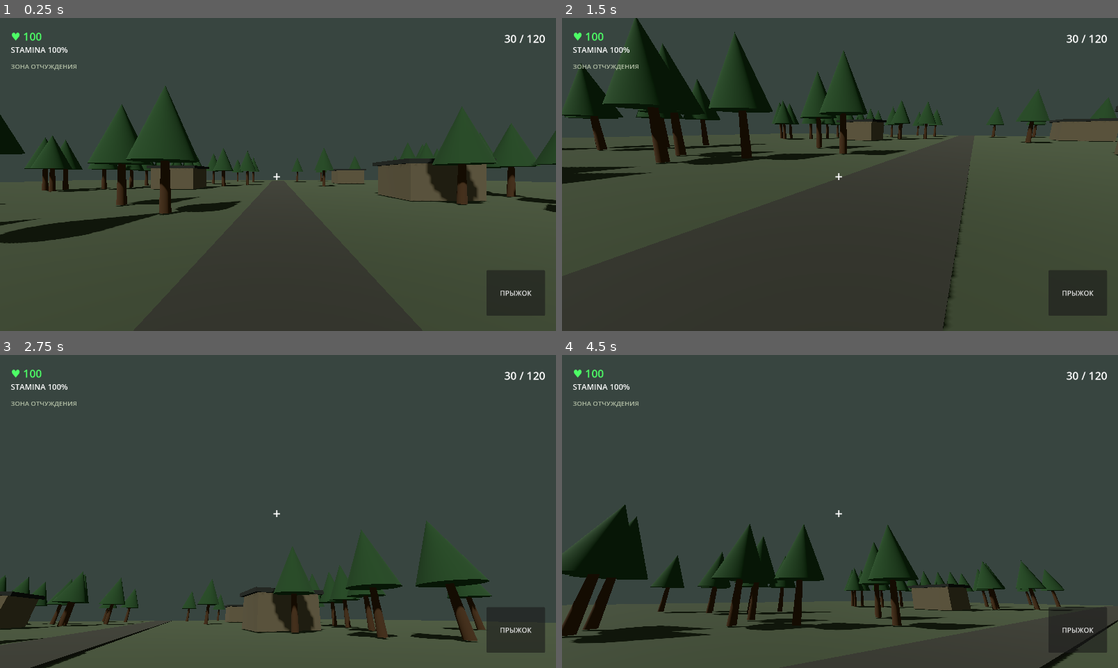
Above: before the commit, frames 1-4 (two rows, left to right).
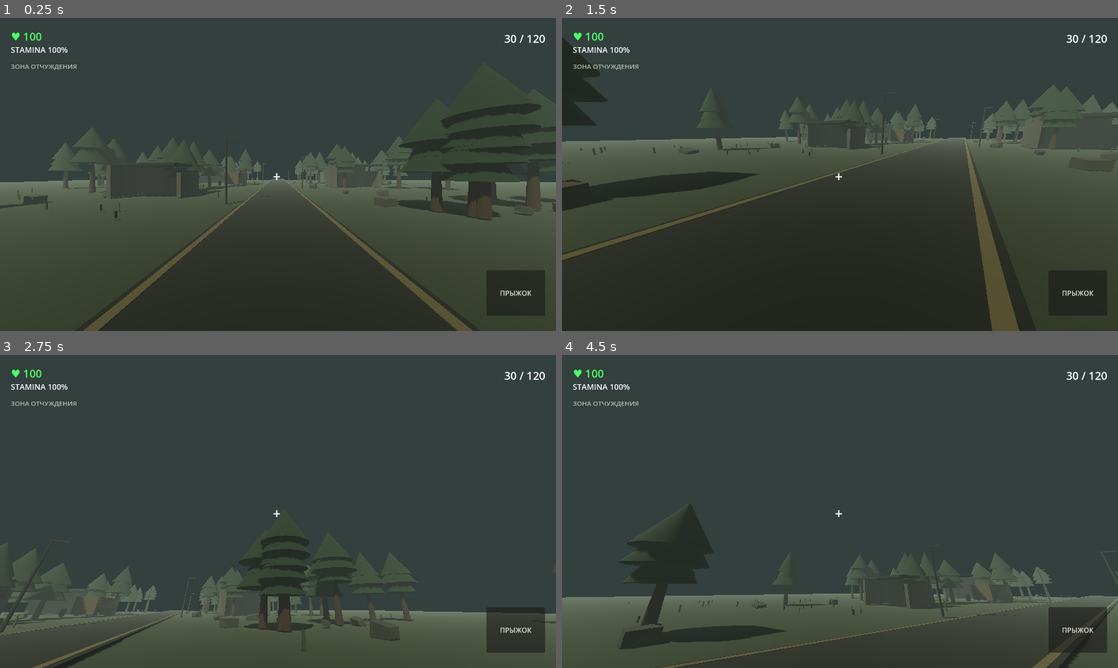
Above: after the commit, the same moments.

Repository: d25412477-cloud/stalker-mobi
Game: Godot game, scene res://main.tscn
The game is run twice, just before and just after one commit, with the same random seed, the same clock (stepped at 60 frames per second) and the same inputs.
Inputs (mouse positions are in pixels of both pictures, inside the frame that each line leads up to):
- Up to frame 1 (0.25 s): no input
- Up to frame 2 (1.5 s): move the mouse to (962, 158) at 0.52 s; hold D 0.53-1.25 s; click (962, 158) at 0.67 s; tap Space at 0.77 s; drag from (728, 190) to (812, 237) at 1.27 s
- Up to frame 3 (2.75 s): move the mouse to (333, 442) at 2.02 s; hold D from 2.03 s (still down)
- Up to frame 4 (4.5 s): release D at 2.75 s; drag from (812, 574) to (673, 464) at 2.77 s; move the mouse to (1006, 558) at 3.52 s; hold A 3.53-4.25 s; tap Space at 3.77 s; drag from (673, 464) to (756, 433) at 4.27 s

The runs differ from the first frame. In frame 1, 15% of the frame differs, in the area x 0-100%, y 21-100%; in frame 2, 20%, in the area x 0-100%, y 0-100%; in frame 3, 9.2%; in frame 4, 16%.

Commit message:
Update player.gd

Diff:
--- a/player.gd
+++ b/player.gd
@@ -18,10 +18,33 @@
 
 func _ready():
 	randomize()
+	create_environment()
 	create_world_collision()
 	create_player()
 	generate_world()
 	create_hud()
+
+func create_environment():
+	var world_env = get_node_or_null("WorldEnvironment")
+	if world_env == null:
+		return
+
+	var env = Environment.new()
+	env.background_mode = Environment.BG_COLOR
+	env.background_color = Color(0.20, 0.25, 0.24)
+	env.ambient_light_source = Environment.AMBIENT_SOURCE_COLOR
+	env.ambient_light_color = Color(0.48, 0.52, 0.47)
+	env.ambient_light_energy = 0.65
+	env.fog_enabled = true
+	env.fog_light_color = Color(0.48, 0.53, 0.49)
+	env.fog_density = 0.006
+	world_env.environment = env
+
+	var sun = get_node_or_null("Sun")
+	if sun:
+		sun.light_color = Color(0.78, 0.76, 0.66)
+		sun.light_energy = 0.65
+		sun.shadow_enabled = true
 
 func create_world_collision():
 	var floor = StaticBody3D.new()
@@ -52,6 +75,7 @@
 	camera = Camera3D.new()
 	camera.position.y = 1.6
 	camera.current = true
+	camera.fov = 80
 	player.add_child(camera)
 
 func _physics_process(delta):
@@ -62,7 +86,6 @@
 		player.velocity.y -= gravity * delta
 
 	var direction = Vector3.ZERO
-
 	direction -= player.global_basis.z * move_input.y
 	direction += player.global_basis.x * move_input.x
 
@@ -128,55 +151,164 @@
 	camera.rotation.x = camera_rotation
 
 func generate_world():
-	create_box(Vector3(5, 0.12, 100), Vector3(0, 0.02, -40), Color(0.16, 0.16, 0.14))
-
-	for i in range(55):
-		var x = randf_range(-45, 45)
-		var z = randf_range(-85, 15)
-
-		if abs(x) < 6 or Vector2(x, z).length() < 12:
-			continue
-
-		create_tree(Vector3(x, 0, z))
-
-	create_house(Vector3(18, 0, -25))
-	create_house(Vector3(-20, 0, -42))
-	create_house(Vector3(22, 0, -65))
+	# Дорога
+	create_box(Vector3(7, 0.13, 130), Vector3(0, 0.02, -55), Color(0.12, 0.13, 0.12))
+	create_box(Vector3(0.25, 0.02, 130), Vector3(-3.2, 0.10, -55), Color(0.35, 0.32, 0.22))
+	create_box(Vector3(0.25, 0.02, 130), Vector3(3.2, 0.10, -55), Color(0.35, 0.32, 0.22))
+
+	# Заросли по сторонам дороги
+	for i in range(150):
+		var x = randf_range(-42, 42)
+		var z = randf_range(-115, 15)
+		if abs(x) > 5:
+			create_grass(Vector3(x, 0, z))
+
+	# Лес
+	for i in range(75):
+		var x = randf_range(-48, 48)
+		var z = randf_range(-110, 12)
+		if abs(x) > 5.5:
+			create_tree(Vector3(x, 0, z))
+
+	# Разрушенные здания
+	create_ruin(Vector3(-16, 0, -25), 1.0)
+	create_ruin(Vector3(17, 0, -43), 1.2)
+	create_ruin(Vector3(-22, 0, -65), 1.3)
+	create_ruin(Vector3(24, 0, -85), 1.0)
+
+	# Заброшенный автобус
+	create_bus(Vector3(-11, 0, -48))
+
+	# Фонари
+	create_lamp(Vector3(-5, 0, -18))
+	create_lamp(Vector3(5, 0, -38))
+	create_lamp(Vector3(-5, 0, -62))
+	create_lamp(Vector3(5, 0, -88))
+
+	# Камни и обломки
+	for i in range(35):
+		var x = randf_range(-35, 35)
+		var z = randf_range(-100, 10)
+		if abs(x) > 5:
+			create_rock(Vector3(x, 0, z))
 
 func create_tree(pos: Vector3):
+	var height = randf_range(4.5, 7.0)
+
 	var trunk = CylinderMesh.new()
-	trunk.top_radius = 0.22
-	trunk.bottom_radius = 0.4
-	trunk.height = 5.5
+	trunk.top_radius = 0.18
+	trunk.bottom_radius = 0.38
+	trunk.height = height
 
 	var tree_trunk = MeshInstance3D.new()
 	tree_trunk.mesh = trunk
-	tree_trunk.position = pos + Vector3(0, 2.75, 0)
-
-	var wood = StandardMaterial3D.new()
-	wood.albedo_color = Color(0.22, 0.15, 0.09)
-	tree_trunk.material_override = wood
+	tree_trunk.position = pos + Vector3(0, height / 2, 0)
+	tree_trunk.material_override = make_material(Color(0.19, 0.13, 0.08))
 	add_child(tree_trunk)
 
-	var leaves = CylinderMesh.new()
-	leaves.top_radius = 0.0
-	leaves.bottom_radius = 2.3
-	leaves.height = 5.5
-
-	var foliage = MeshInstance3D.new()
-	foliage.mesh = leaves
-	foliage.position = pos + Vector3(0, 6.5, 0)
-
-	var green = StandardMaterial3D.new()
-	green.albedo_color = Color(0.12, 0.22, 0.12)
-	foliage.material_override = green
-	add_child(foliage)
-
-func create_house(pos: Vector3):
-	create_box(Vector3(8, 4, 7), pos + Vector3(0, 2, 0), Color(0.30, 0.27, 0.21))
-	create_box(Vector3(9, 0.5, 8), pos + Vector3(0, 4.2, 0), Color(0.12, 0.13, 0.12))
-	create_box(Vector3(1.2, 1.5, 0.15), pos + Vector3(0, 1.1, -3.58), Color(0.12, 0.08, 0.05))
-	create_box(Vector3(1.3, 1.2, 0.15), pos + Vector3(-2.5, 2.5, -3.58), Color(0.08, 0.12, 0.13))
+	for i in range(3):
+		var leaves = CylinderMesh.new()
+		leaves.top_radius = 0.0
+		leaves.bottom_radius = randf_range(1.7, 2.5)
+		leaves.height = 3.5
+
+		var foliage = MeshInstance3D.new()
+		foliage.mesh = leaves
+		foliage.position = pos + Vector3(0, height - 0.5 + i * 1.1, 0)
+		foliage.material_override = make_material(Color(0.09, 0.17, 0.10))
+		add_child(foliage)
+
+func create_grass(pos: Vector3):
+	var grass = MeshInstance3D.new()
+	var mesh = BoxMesh.new()
+	mesh.size = Vector3(randf_range(0.08, 0.2), randf_range(0.3, 0.8), 0.08)
+	grass.mesh = mesh
+	grass.position = pos + Vector3(0, 0.25, 0)
+	grass.rotation.y = randf_range(0, TAU)
+	grass.material_override = make_material(Color(0.18, 0.24, 0.13))
+	add_child(grass)
+
+func create_ruin(pos: Vector3, scale: float):
+	var wall_color = Color(0.27, 0.26, 0.22)
+	var dark_color = Color(0.08, 0.10, 0.09)
+
+	create_box(Vector3(8, 4, 0.5) * scale, pos + Vector3(0, 2, -3) * scale, wall_color)
+	create_box(Vector3(0.5, 4, 6) * scale, pos + Vector3(-4, 2, 0) * scale, wall_color)
+	create_box(Vector3(0.5, 3, 5) * scale, pos + Vector3(4, 1.5, 0) * scale, wall_color)
+	create_box(Vector3(8, 0.35, 7) * scale, pos + Vector3(0, 4, 0) * scale, dark_color)
+
+	# Разбитые окна
+	create_box(Vector3(1.4, 1.1, 0.12) * scale, pos + Vector3(-2, 2.5, -3.3) * scale, Color(0.07, 0.12, 0.12))
+	create_box(Vector3(1.4, 1.1, 0.12) * scale, pos + Vector3(2, 2.5, -3.3) * scale, Color(0.07, 0.12, 0.12))
+
+	# Обломки у стен
+	create_rock(pos + Vector3(-5, 0, 2))
+	create_rock(pos + Vector3(5, 0, -2))
+
+func create_bus(pos: Vector3):
+	var rusty = Color(0.28, 0.23, 0.15)
+	var window = Color(0.07, 0.12, 0.13)
+
+	create_box(Vector3(3.2, 2.8, 8), pos + Vector3(0, 1.8, 0), rusty)
+	create_box(Vector3(3.25, 1.1, 7.5), pos + Vector3(0, 2.6, 0), window)
+
+	for side in [-1.0, 1.0]:
+		for z in [-2.5, 0.0, 2.5]:
+			create_box(Vector3(0.08, 1.0, 1.8), pos + Vector3(side * 1.65, 2.6, z), rusty)
+
+	for z in [-2.5, 2.5]:
+		var wheel = CylinderMesh.new()
+		wheel.top_radius = 0.65
+		wheel.bottom_radius = 0.65
+		wheel.height = 0.35
+
+		var wheel_object = MeshInstance3D.new()
+		wheel_object.mesh = wheel
+		wheel_object.rotation.z = PI / 2
+		wheel_object.position = pos + Vector3(1.6, 0.65, z)
+		wheel_object.material_override = make_material(Color(0.04, 0.04, 0.04))
+		add_child(wheel_object)
+
+		var wheel2 = wheel_object.duplicate()
+		wheel2.position.x = pos.x - 3.2
+		add_child(wheel2)
+
+func create_lamp(pos: Vector3):
+	var pole = CylinderMesh.new()
+	pole.top_radius = 0.07
+	pole.bottom_radius = 0.12
+	pole.height = 6.5
+
+	var pole_object = MeshInstance3D.new()
+	pole_object.mesh = pole
+	pole_object.position = pos + Vector3(0, 3.25, 0)
+	pole_object.material_override = make_material(Color(0.12, 0.13, 0.12))
+	add_child(pole_object)
+
+	create_box(Vector3(1.2, 0.12, 0.12), pos + Vector3(0.5, 6.4, 0), Color(0.15, 0.15, 0.13))
+
+	var lamp = OmniLight3D.new()
+	lamp.position = pos + Vector3(0.9, 6.1, 0)
+	lamp.light_color = Color(0.75, 0.68, 0.42)
+	lamp.light_energy = 0.5
+	lamp.omni_range = 7
+	add_child(lamp)
+
+func create_rock(pos: Vector3):
+	var rock = MeshInstance3D.new()
+	var mesh = BoxMesh.new()
+	mesh.size = Vector3(randf_range(0.4, 1.5), randf_range(0.3, 1.0), randf_range(0.4, 1.4))
+	rock.mesh = mesh
+	rock.position = pos + Vector3(0, 0.25, 0)
+	rock.rotation = Vector3(randf_range(0, 0.3), randf_range(0, TAU), randf_range(0, 0.3))
+	rock.material_override = make_material(Color(0.22, 0.22, 0.19))
+	add_child(rock)
+
+func make_material(color: Color) -> StandardMaterial3D:
+	var material = StandardMaterial3D.new()
+	material.albedo_color = color
+	material.roughness = 1.0
+	return material
 
 func create_box(size: Vector3, pos: Vector3, color: Color):
 	var mesh = BoxMesh.new()
@@ -185,12 +317,7 @@
 	var object = MeshInstance3D.new()
 	object.mesh = mesh
 	object.position = pos
-
-	var material = StandardMaterial3D.new()
-	material.albedo_color = color
-	material.roughness = 1.0
-
-	object.material_override = material
+	object.material_override = make_material(color)
 	add_child(object)
 
 func create_hud():
